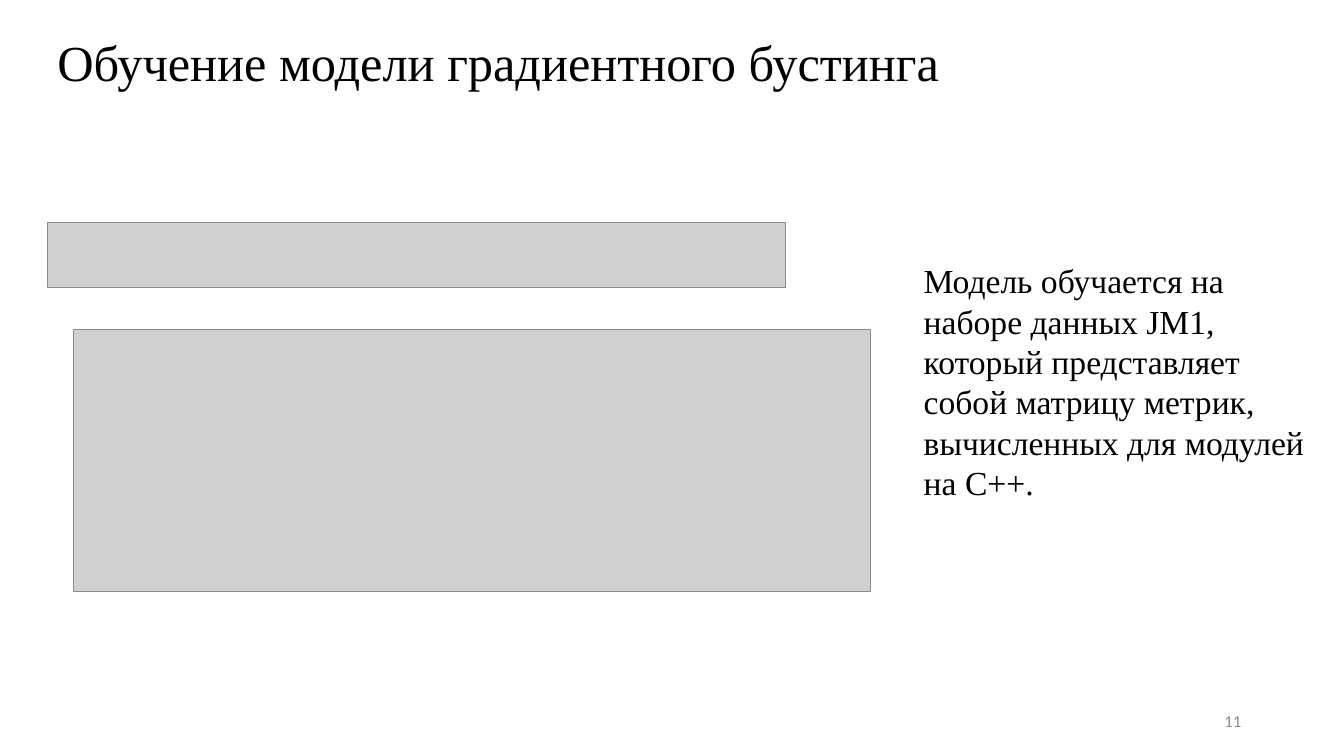
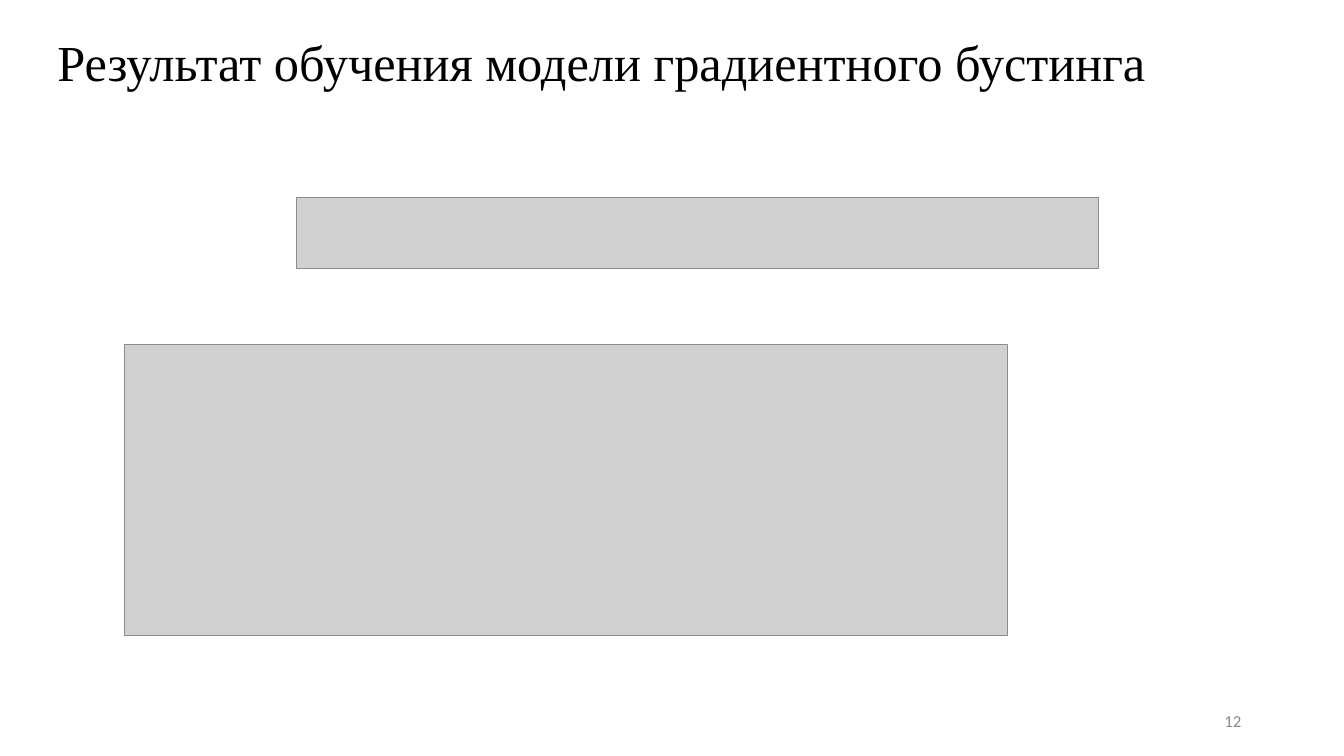
Before and after one commit to ilyasssklimov/bmstu_DefectDetection, a slide deck: slide 12 of doc/presentation/КлимовИС_ВКР_презентация.pptx (slide 11 before the commit). Drawn at 1344x756 pixels with LibreOffice and Linux fonts; fonts in the diff are those of the drawing; grey boxes stand for pictures. Boxes give left, top, right and bottom in pixels: in the first picture for what was removed or moved away, otherwise in the second. Text is boxed around its words. In the diff, an @@ line names an element or a change of style, - is before the commit and + after.

```diff
--- a/doc/presentation/КлимовИС_ВКР_презентация.pptx
+++ b/doc/presentation/КлимовИС_ВКР_презентация.pptx
@@ title at (57, 45, 1145, 91): text changed @@
-Обучение модели градиентного бустинга
+Результат обучения модели градиентного бустинга
@@ picture: place and size @@
-picture at (47, 223, 786, 287)
+picture at (296, 198, 1098, 268)
@@ text removed at (924, 269, 1304, 496) @@
-Модель обучается на наборе данных JM1, который представляет собой матрицу метрик, вычисленных для модулей на C++.
@@ picture: place and size @@
-picture at (74, 330, 871, 592)
+picture at (124, 345, 1007, 635)
@@ page number at (1224, 716, 1241, 727): text changed @@
-11
+12
```
Also in this commit, not shown: 11 other slides changed, 4 slides added, 2 slides removed, 11 other files.
